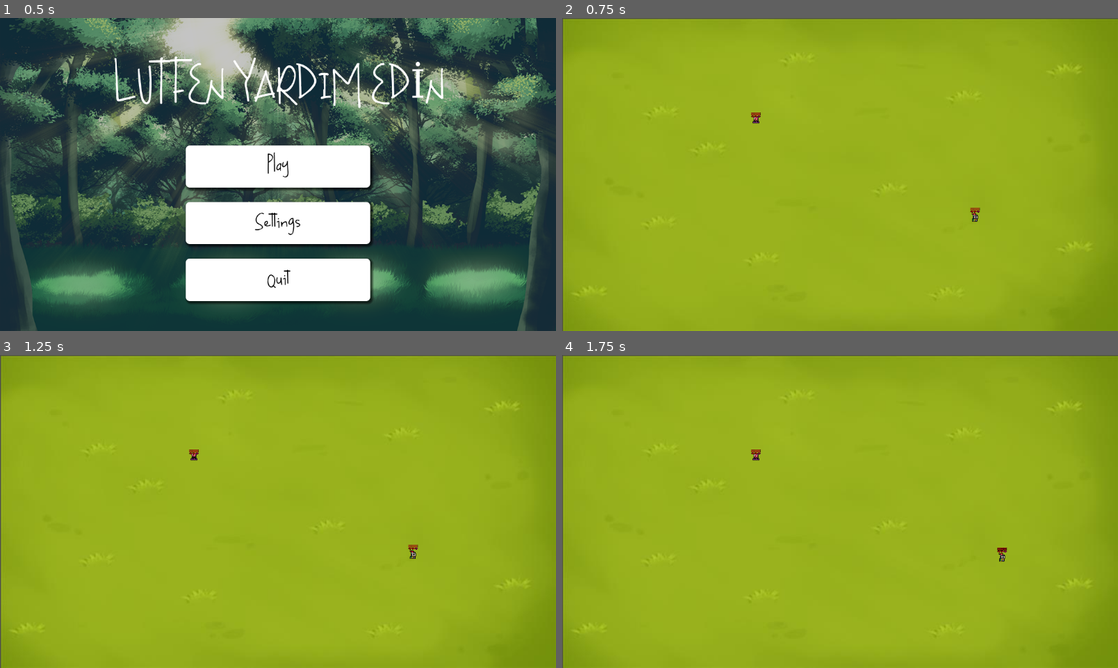
Above: before the commit, frames 1-4 (two rows, left to right).
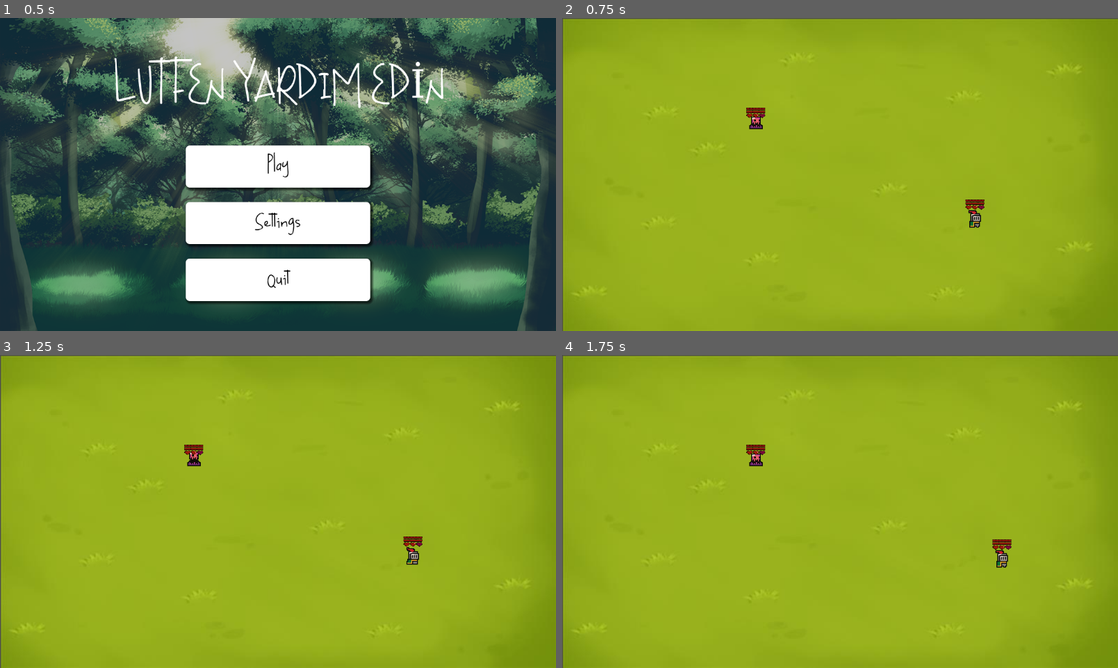
Above: after the commit, the same moments.

Repository: 0ygtgns/lutfenyard-medin
Game: Godot game, scene res://Scenes/menu.tscn
Two runs of this game, one before a commit and one after it. Both use one fixed random seed, a clock stepped at 60 frames per second and the inputs below.
Inputs:
- Up to frame 1 (0.5 s): no input
- Up to frame 2 (0.75 s): click "Play" at 0.5 s
- Up to frame 3 (1.25 s): no input
- Up to frame 4 (1.75 s): tap Enter (Enemy__Sword) at 1.25 s; hold D (Character_Right) from 1.28 s (still down); tap S (Character_Bottom) at 1.35 s

Frame 1 is identical in both runs. In frame 2, 0.4% of the frame differs, in the area x 33-76%, y 28-68%; in frame 3, 0.4%; in frame 4, 0.4%, in the area x 33-81%, y 28-68%.

Commit message:
bieşyyok

Diff:
--- a/Scenes/character.tscn
+++ b/Scenes/character.tscn
@@ -45,6 +45,7 @@
 radius = 6.08276
 
 [node name="character" type="CharacterBody2D"]
+scale = Vector2(2, 2)
 collision_mask = 10
 script = ExtResource("1_ushfy")
 
--- a/Scenes/enemy.tscn
+++ b/Scenes/enemy.tscn
@@ -45,6 +45,7 @@
 radius = 5.09902
 
 [node name="enemy" type="CharacterBody2D"]
+scale = Vector2(2, 2)
 collision_layer = 2
 collision_mask = 5
 script = ExtResource("1_hghv2")
@@ -59,6 +60,7 @@
 shape = SubResource("CircleShape2D_auwsv")
 
 [node name="HealthBar" type="TextureProgressBar" parent="."]
+texture_filter = 1
 offset_left = -10.0
 offset_top = -10.0
 offset_right = 88.0
Not shown: 1 places in Scenes/settings.tscn that only renumber resources
